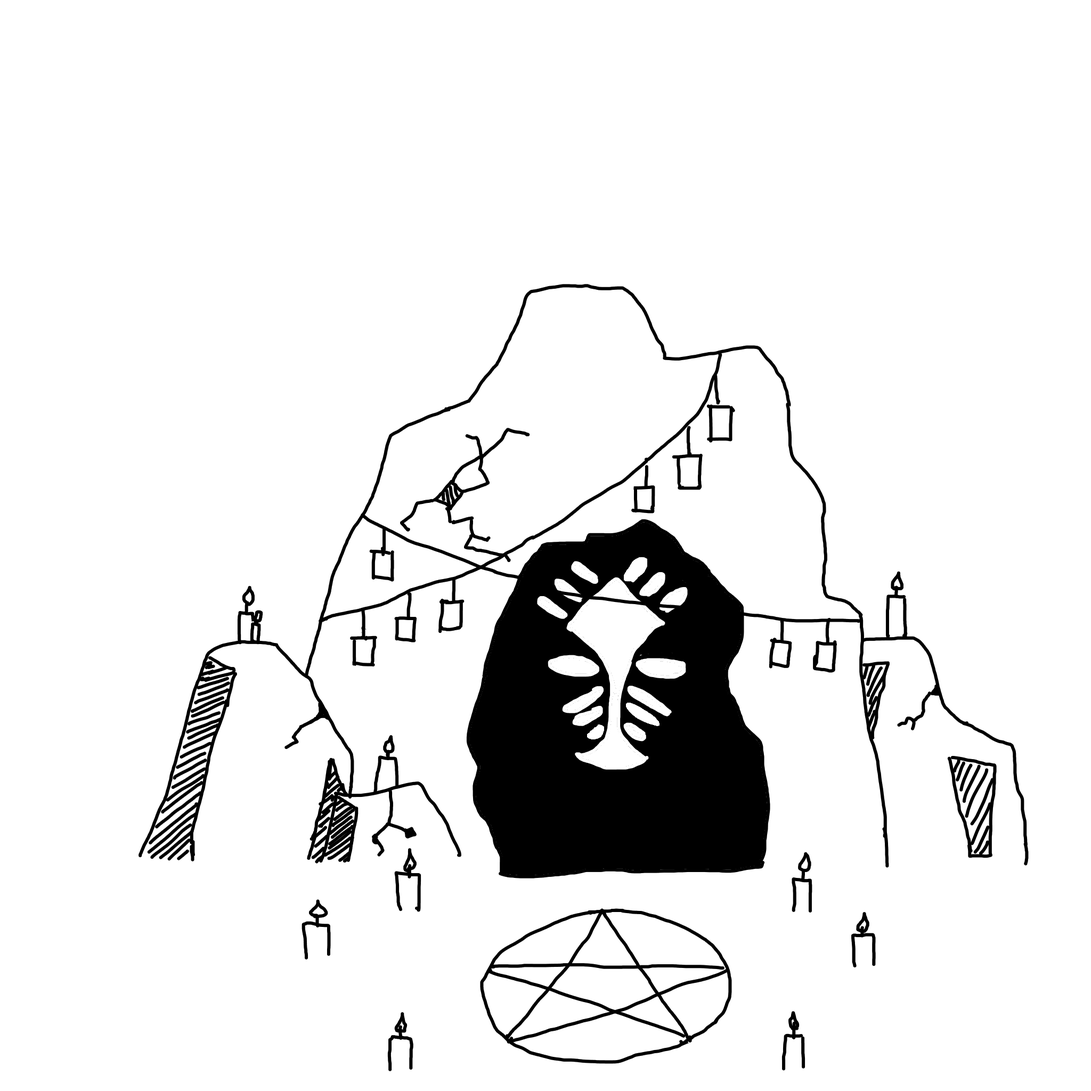
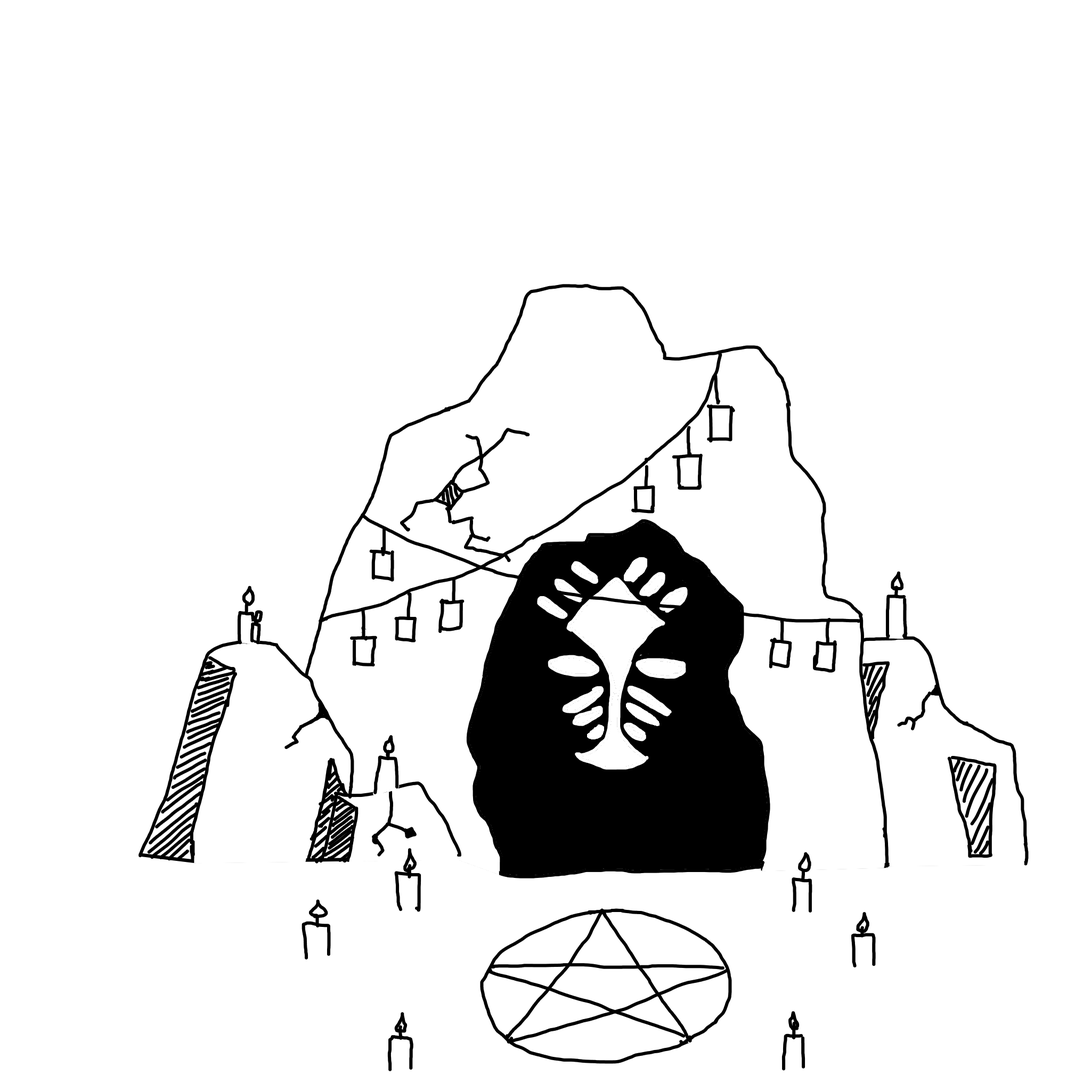
Two versions of the same layered image (w=1091, h=1091). Layer-by-layer changes:
painted on "candle_decoration" over [224, 636, 921, 876]
added layer "color_candle" above "face" over [224, 636, 921, 876]
painted on "sketch" over [141, 636, 1026, 876]
added layer "color_sketch" above "Paint Layer 4" over [141, 636, 1026, 876]
